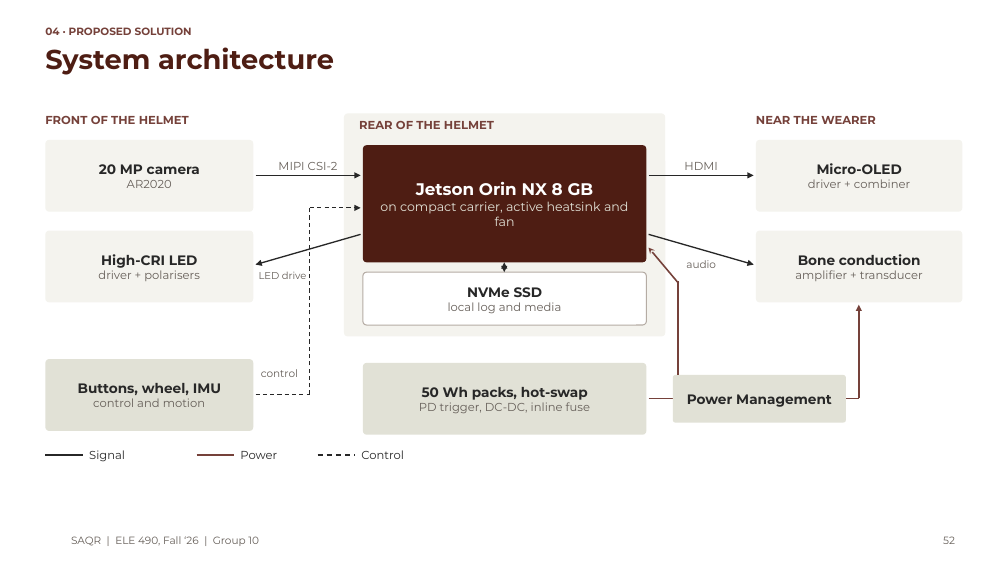
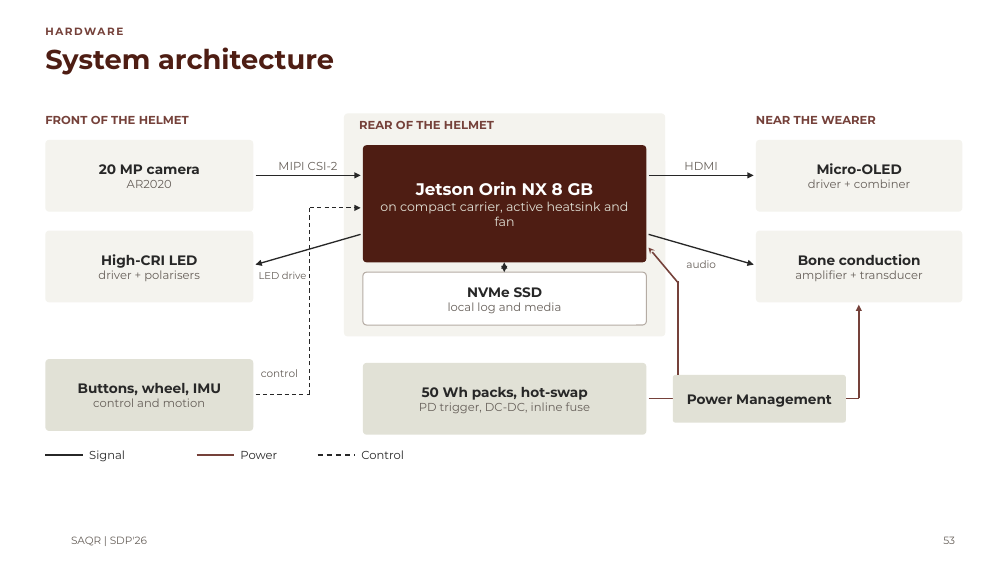
Before and after one commit to MASAR-AUS/SAQR, a slide deck: slide 53 of SAQR CMP490 Presentation.pptx (slide 52 before the commit). Drawn at 1008x567 pixels with LibreOffice and Linux fonts; fonts in the diff are those of the drawing; background and template pictures are left out. Boxes give left, top, right and bottom in pixels: in the first picture for what was removed or moved away, otherwise in the second. Text is boxed around its words. In the diff, an @@ line names an element or a change of style, - is before the commit and + after.

```diff
--- a/SAQR CMP490 Presentation.pptx
+++ b/SAQR CMP490 Presentation.pptx
@@ text at [45, 27, 192, 35]: text changed @@
-04 · PROPOSED SOLUTION
+HARDWARE
@@ text at [71, 536, 147, 546]: text changed @@
-SAQR | ELE 490, Fall ‘26 | Group 10
+SAQR | SDP'26
```
Also in this commit, not shown: 10 other slides changed, 1 slide added.
